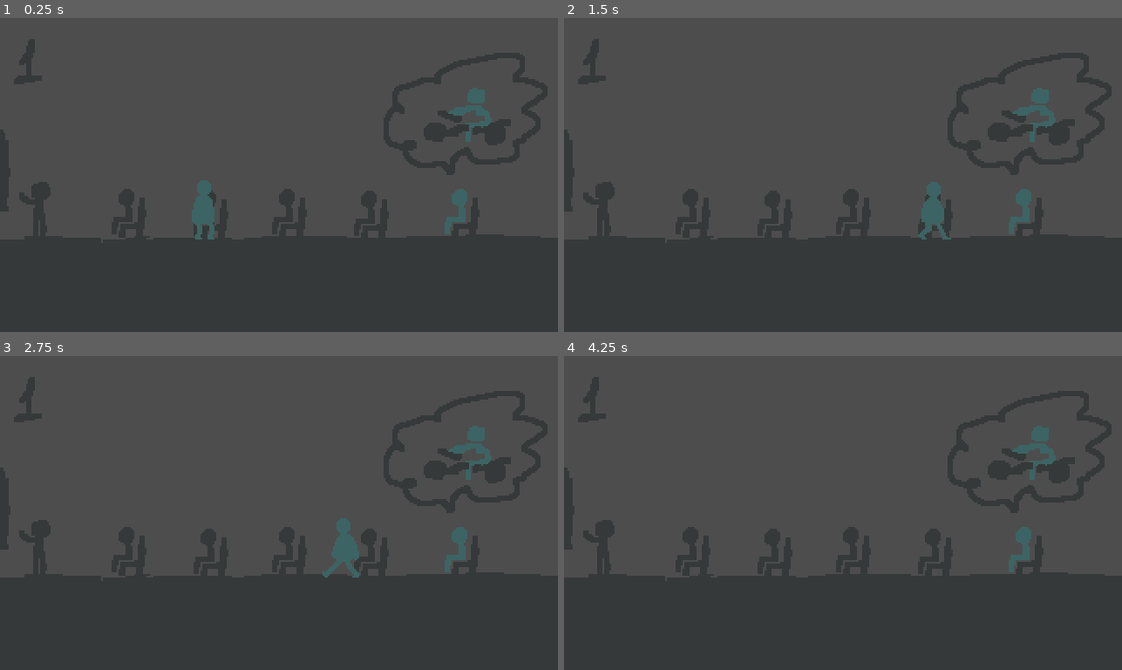
Above: before the commit, frames 1-4 (two rows, left to right).
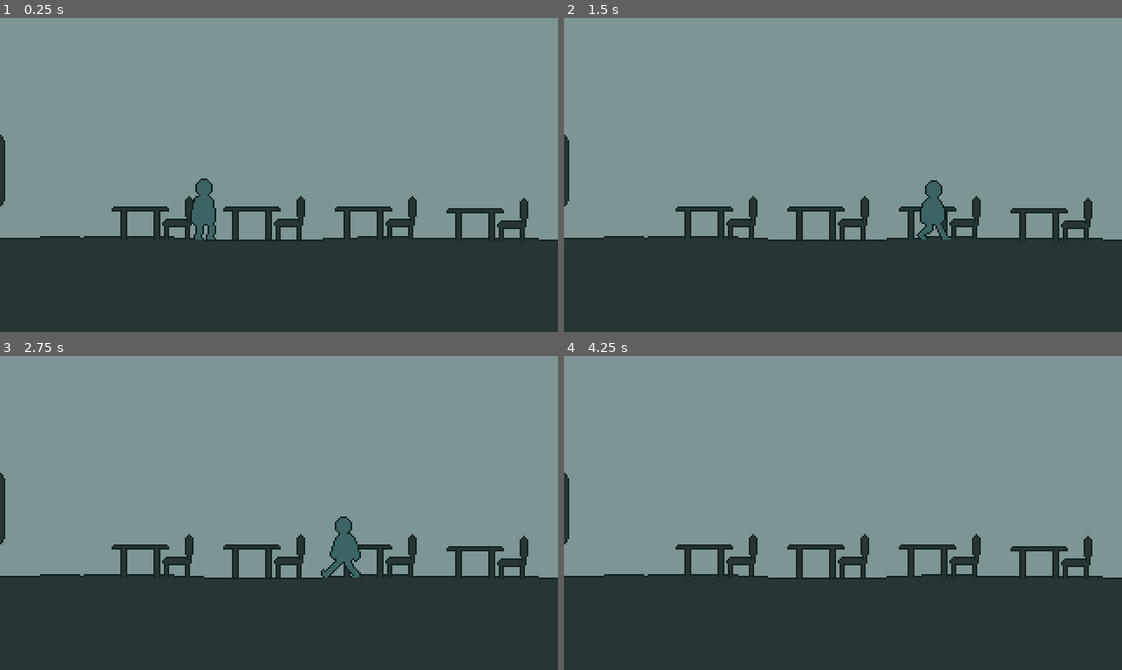
Above: after the commit, the same moments.

Repository: aloefflerj/ldjam58
Game: Godot game, scene res://scenes/Game.tscn
Same seed, same stepped clock (60 frames per second), same inputs: the game is played once before the commit and once after it.
Inputs:
- Up to frame 1 (0.25 s): no input
- Up to frame 2 (1.5 s): hold D (right) from 0.53 s (still down); tap Up (jump) at 0.77 s
- Up to frame 3 (2.75 s): tap Up (jump) at 1.52 s; release D (right) at 2.03 s; hold A (left) from 2.03 s (still down)
- Up to frame 4 (4.25 s): release A (left) at 2.78 s; hold D (right) from 2.78 s (still down); tap Up (jump) at 3.02, 3.77 s

The runs differ from the first frame. In frame 1, 70% of the frame differs, in the area x 0-100%, y 0-72%; in frame 2, 70%; in frame 3, 70%; in frame 4, 70%.

Commit message:
feat: adds level 1 and level 2 bg

Diff:
--- a/project.godot
+++ b/project.godot
@@ -59,4 +59,5 @@
 textures/canvas_textures/default_texture_filter=0
 renderer/rendering_method="gl_compatibility"
 renderer/rendering_method.mobile="gl_compatibility"
+environment/defaults/default_clear_color=Color(0.494118, 0.584314, 0.584314, 1)
 2d/snap/snap_2d_vertices_to_pixel=true
--- a/scenes/Game.tscn
+++ b/scenes/Game.tscn
@@ -1,7 +1,7 @@
 [gd_scene load_steps=7 format=3 uid="uid://36ldmg7cl1xw"]
 
 [ext_resource type="Script" uid="uid://c4ah0timuo4pm" path="res://scenes/game.gd" id="1_aug50"]
-[ext_resource type="Texture2D" uid="uid://dsipjbe1oldth" path="res://assets/Placeholder/Levels/level_1.png" id="2_78awf"]
+[ext_resource type="Texture2D" uid="uid://vvx4dpwhrvtd" path="res://assets/Placeholder/Levels/level1.png" id="2_cpr0p"]
 [ext_resource type="PackedScene" uid="uid://b2niru2h553lj" path="res://scenes/player.tscn" id="2_qbsmt"]
 
 [sub_resource type="RectangleShape2D" id="RectangleShape2D_78awf"]
@@ -16,7 +16,7 @@
 
 [node name="Bg" type="Sprite2D" parent="."]
 position = Vector2(160, 90)
-texture = ExtResource("2_78awf")
+texture = ExtResource("2_cpr0p")
 
 [node name="Player" parent="." instance=ExtResource("2_qbsmt")]
 position = Vector2(117, 104)
--- a/scenes/phase_two.tscn
+++ b/scenes/phase_two.tscn
@@ -22,7 +22,7 @@
 texture = ExtResource("1_4yk0h")
 
 [node name="Player" parent="." groups=["player"] instance=ExtResource("2_iq40g")]
-position = Vector2(35, 40)
+position = Vector2(11, 102)
 phase_path = "res://scenes/phase_three.tscn"
 
 [node name="Extreme Left Margin" type="Sprite2D" parent="."]
@@ -53,7 +53,8 @@
 shape = SubResource("CircleShape2D_4yk0h")
 
 [node name="Bully" type="Sprite2D" parent="."]
-position = Vector2(160, 102)
+position = Vector2(162, 95)
+scale = Vector2(1.34375, 1.29167)
 texture = ExtResource("3_iq40g")
 
 [node name="StaticBody2D" type="StaticBody2D" parent="Bully"]
@@ -61,6 +62,7 @@
 scale = Vector2(0.68, 1.04)
 
 [node name="CollisionShape2D" type="CollisionShape2D" parent="Bully/StaticBody2D"]
+position = Vector2(-0.547196, -0.124068)
 shape = SubResource("CapsuleShape2D_iq40g")
 
 [node name="Repel Spell" type="Area2D" parent="Bully"]
Binary file added: assets/Placeholder/Levels/level1.png
Not shown, changed: assets/Placeholder/Levels/level1.png.import
Binary file removed: assets/Placeholder/Levels/level_1.png
Binary file changed: assets/Placeholder/Levels/level_2.png
Not shown, changed: assets/Placeholder/Levels/level_2.png.import
Binary file changed: assets/Player/main-char.png
Not shown: 1 places in scenes/phase_two.tscn that only renumber resources
